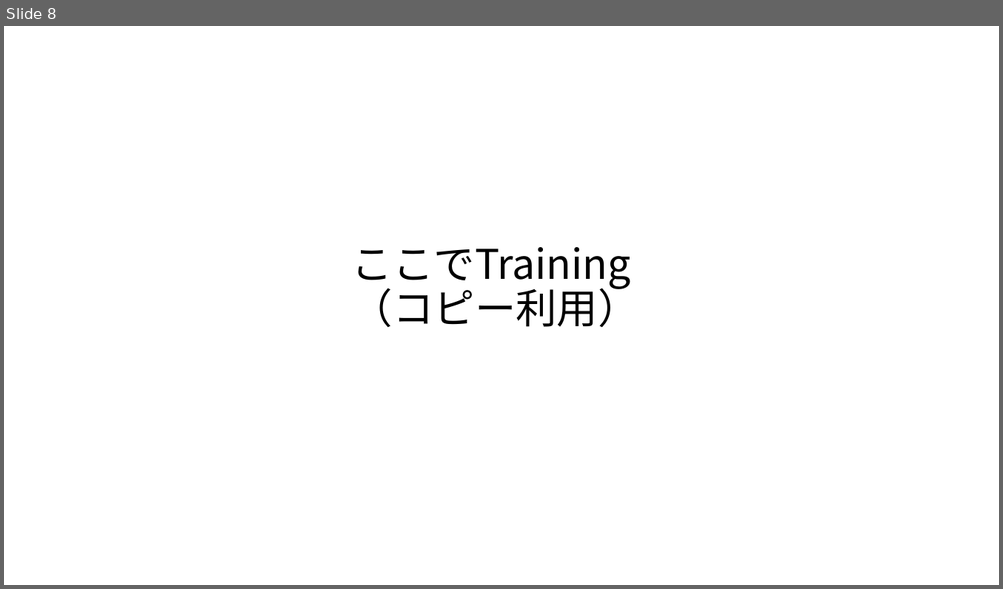
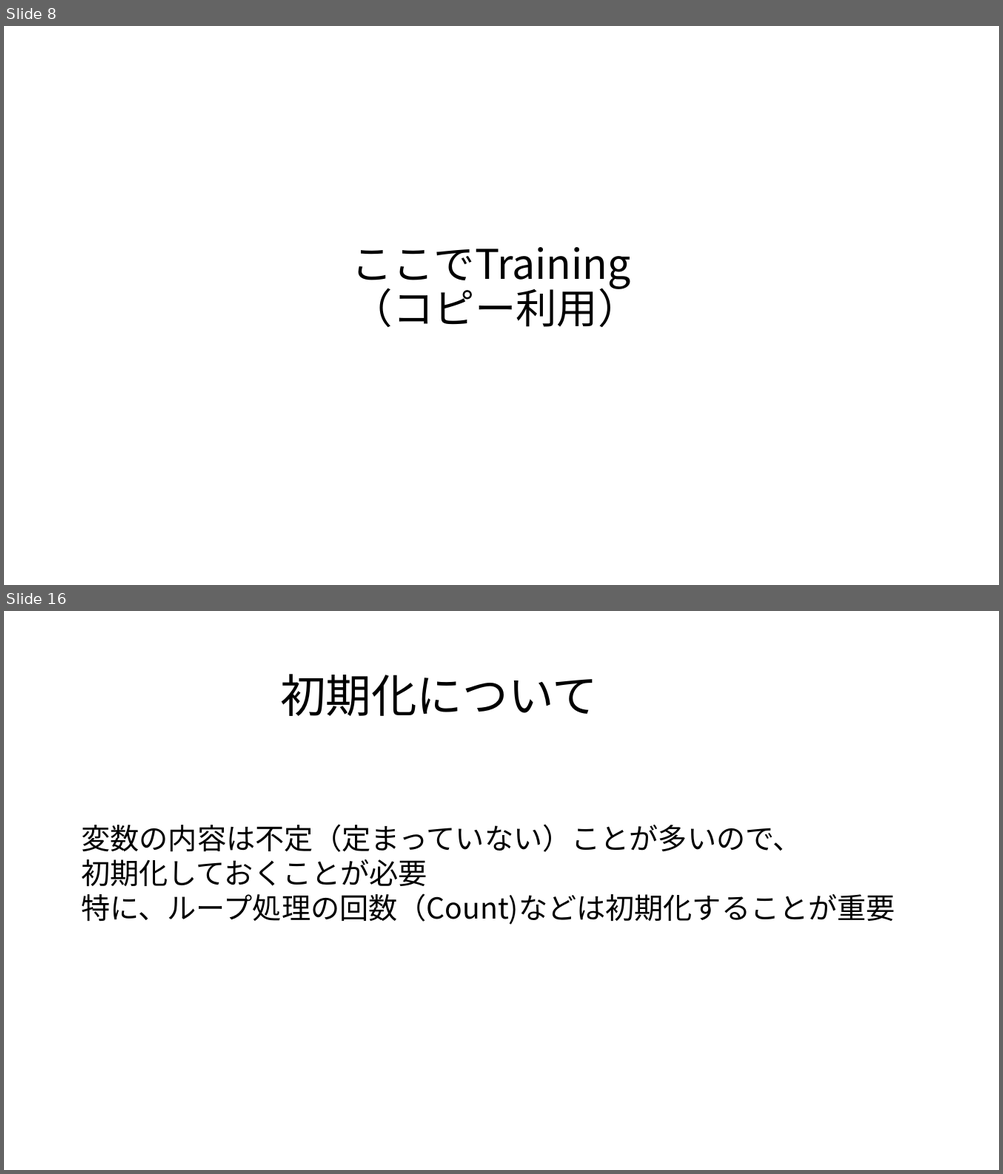
Before and after one commit to masakage/algorithm, a slide deck: docs/第4回繰り返し処理.pptx. Shown one above the other, each under a label of ours: slide 8 before the commit, slides 8 and 16 after it; the slides between them are not shown. The pictures are 1003x589 and 1003x1174 pixels, drawn with LibreOffice and Linux fonts; fonts in the diff are those of the drawing. Boxes give left, top, right and bottom in pixels: in the first picture for what was removed or moved away, otherwise in the second. Text is boxed around its words. In the diff, an @@ line names an element or a change of style, - is before the commit and + after.

```diff
--- a/docs/第4回繰り返し処理.pptx
+++ b/docs/第4回繰り返し処理.pptx
@@ slide 16 added at <box>4,611,999,1170</box>, background #FFFFFF @@
@@ title added at <box>280,674,597,716</box>, 44 pt, text #000000 @@
+初期化について
@@ text added at <box>82,824,895,925</box>, 28 pt, text #000000 @@
+変数の内容は不定（定まっていない）ことが多いので、
+初期化しておくことが必要
+特に、ループ処理の回数（Count)などは初期化することが重要
```
Also in this commit, not shown: 2 slides changed, 6 other slides added, 4 other files.
